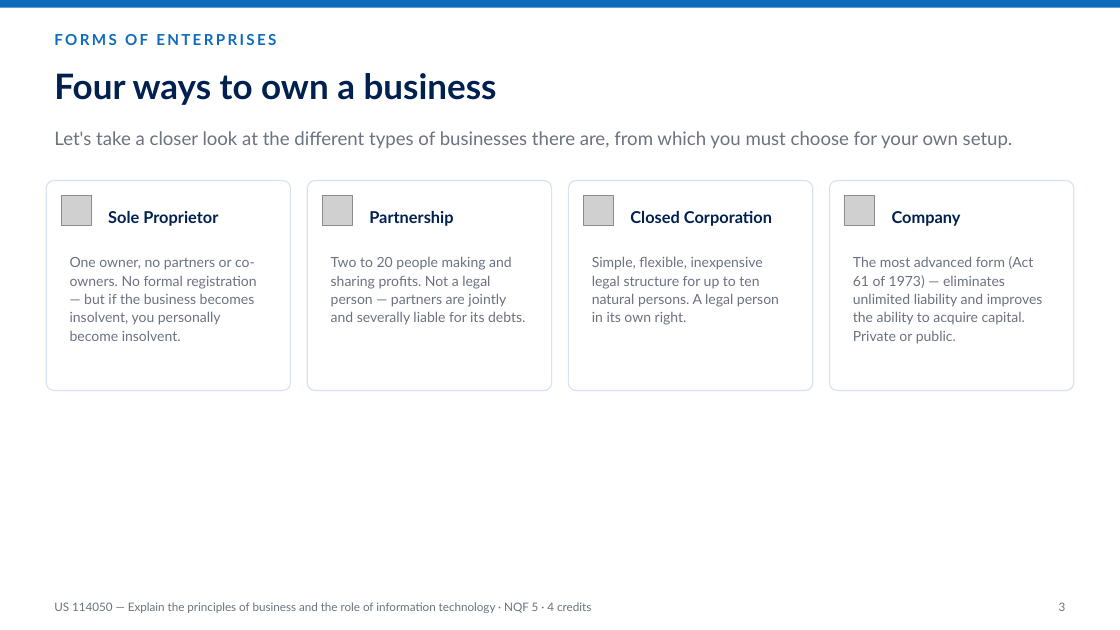
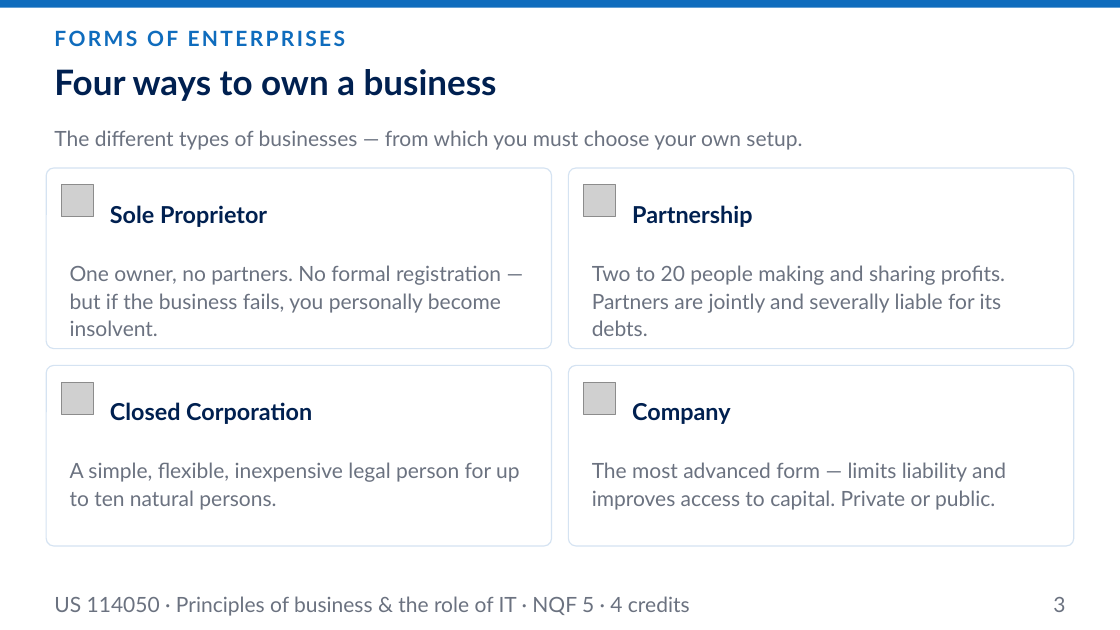
Before and after one commit to andrekyle/ITsystemsupport, a slide deck: slide 3 of public/downloads/US-114050-Principles-of-Business.pptx. Drawn at 1120x630 pixels with LibreOffice and Linux fonts; fonts in the diff are those of the drawing; grey boxes stand for pictures. Boxes give left, top, right and bottom in pixels: in the first picture for what was removed or moved away, otherwise in the second. Text is boxed around its words. In the diff, an @@ line names an element or a change of style, - is before the commit and + after.

```diff
--- a/public/downloads/US-114050-Principles-of-Business.pptx
+++ b/public/downloads/US-114050-Principles-of-Business.pptx
@@ text "FORMS OF ENTERPRISES" at (x1=54, y1=30, x2=346, y2=46): size 13 to 18 pt @@
@@ text "Four ways to own a ..." moved from (x1=54, y1=73, x2=497, y2=105) to (x1=54, y1=69, x2=497, y2=101) @@
@@ text at (x1=54, y1=130, x2=802, y2=150): text changed; size 16 to 18 pt @@
-Let's take a closer look at the different types of businesses there are, from which you must choose for your own setup.
+The different types of businesses — from which you must choose your own setup.
@@ rounded rectangle resized from (x1=46, y1=181, x2=291, y2=391) to (x1=46, y1=168, x2=551, y2=349) @@
@@ rounded rectangle resized from (x1=308, y1=181, x2=552, y2=391) to (x1=568, y1=168, x2=1073, y2=349) @@
@@ text "Partnership" moved from (x1=369, y1=211, x2=453, y2=226) to (x1=632, y1=205, x2=752, y2=227) @@
@@ picture moved from (x1=61, y1=196, x2=92, y2=226) to (x1=61, y1=185, x2=93, y2=217) @@
@@ picture moved from (x1=323, y1=196, x2=353, y2=226) to (x1=584, y1=185, x2=616, y2=217) @@
@@ text at (x1=70, y1=265, x2=501, y2=336): text changed; size 12 to 18 pt @@
-One owner, no partners or co-owners. No formal registration — but if the business becomes insolvent, you personally become insolvent.
+One owner, no partners. No formal registration — but if the business fails, you personally become insolvent.
@@ text at (x1=592, y1=265, x2=1005, y2=336): text changed; size 12 to 18 pt @@
-Two to 20 people making and sharing profits. Not a legal person — partners are jointly and severally liable for its debts.
+Two to 20 people making and sharing profits. Partners are jointly and severally liable for its debts.
@@ proportions changed in 4 elements at (x1=46, y1=168, x2=551, y2=349), (x1=568, y1=365, x2=1073, y2=546), (x1=568, y1=168, x2=1073, y2=349), (x1=46, y1=365, x2=551, y2=546) @@
@@ rounded rectangle resized from (x1=568, y1=181, x2=812, y2=391) to (x1=46, y1=365, x2=551, y2=546) @@
@@ picture moved from (x1=584, y1=196, x2=614, y2=226) to (x1=61, y1=382, x2=93, y2=414) @@
@@ text "Closed Corporation" moved from (x1=630, y1=211, x2=772, y2=226) to (x1=110, y1=402, x2=312, y2=424) @@
@@ rounded rectangle resized from (x1=829, y1=181, x2=1074, y2=391) to (x1=568, y1=365, x2=1073, y2=546) @@
@@ picture moved from (x1=844, y1=196, x2=875, y2=226) to (x1=584, y1=382, x2=616, y2=414) @@
@@ size 14 to 20 pt in 4 elements at (x1=110, y1=205, x2=267, y2=227), (x1=632, y1=205, x2=752, y2=227), (x1=110, y1=402, x2=312, y2=424), (x1=632, y1=403, x2=731, y2=424) @@
@@ text "Company" moved from (x1=892, y1=211, x2=961, y2=226) to (x1=632, y1=403, x2=731, y2=424) @@
@@ text at (x1=70, y1=462, x2=519, y2=510): text changed; size 12 to 18 pt @@
-Simple, flexible, inexpensive legal structure for up to ten natural persons. A legal person in its own right.
+A simple, flexible, inexpensive legal person for up to ten natural persons.
@@ text at (x1=592, y1=462, x2=1006, y2=510): text changed; size 12 to 18 pt @@
-The most advanced form (Act 61 of 1973) — eliminates unlimited liability and improves the ability to acquire capital. Private or public.
+The most advanced form — limits liability and improves access to capital. Private or public.
@@ text at (x1=54, y1=596, x2=690, y2=616): text changed; size 10 to 18 pt @@
-US 114050 — Explain the principles of business and the role of information technology · NQF 5 · 4 credits
+US 114050 · Principles of business & the role of IT · NQF 5 · 4 credits
@@ text "3" at (x1=1053, y1=597, x2=1065, y2=612): size 10 to 18 pt @@
```
Also in this commit, not shown: 17 other slides changed, 1 slide added, 1 other file.
